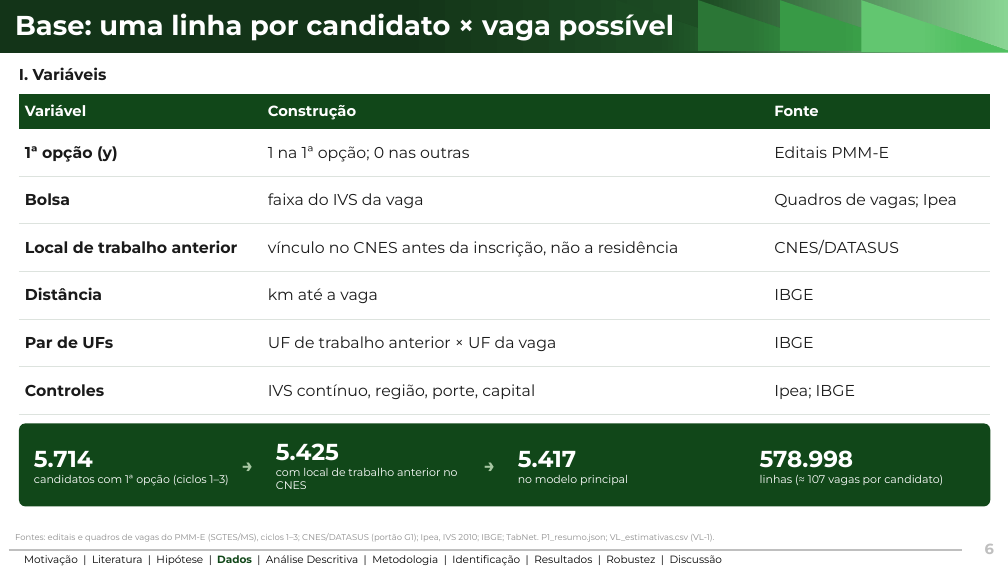
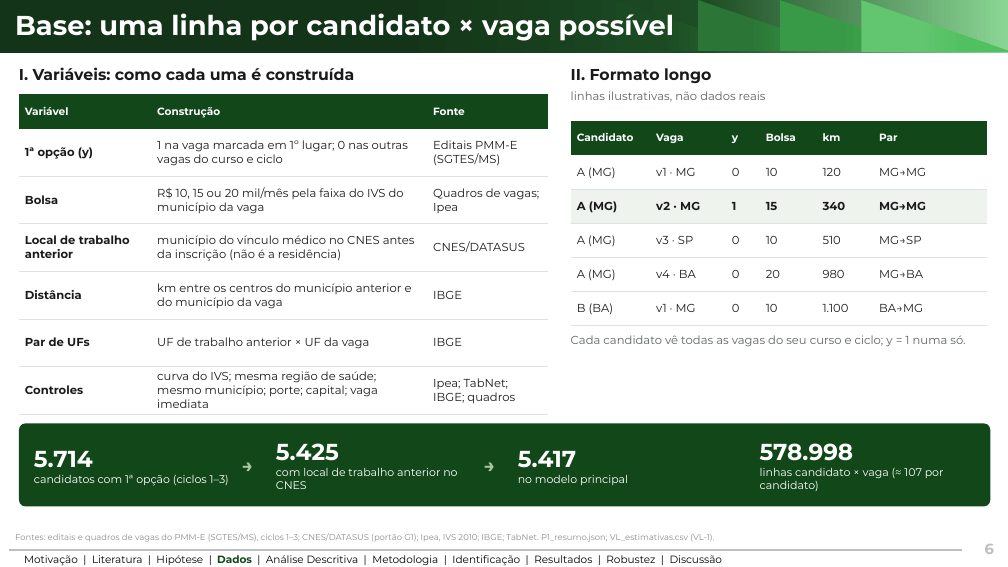
Before and after one commit to ka1victor/impact-eval-health-econ-pmme, a slide deck: slide 6 of output/apresentacao_banca_final/deck_banca_final.pptx. Drawn at 1008x567 pixels with LibreOffice and Linux fonts; fonts in the diff are those of the drawing; background and template pictures are left out. Boxes give left, top, right and bottom in pixels: in the first picture for what was removed or moved away, otherwise in the second. Text is boxed around its words. In the diff, an @@ line names an element or a change of style, - is before the commit and + after.

```diff
--- a/output/apresentacao_banca_final/deck_banca_final.pptx
+++ b/output/apresentacao_banca_final/deck_banca_final.pptx
@@ text at <box>19,67,355,80</box>: text changed @@
-I. Variáveis
+I. Variáveis: como cada uma é construída
@@ text added at <box>571,68,711,83</box>, 15 pt, text #1A1A1A, bold @@
+II. Formato longo
@@ table at <box>19,95,548,414</box> @@
-row 2, column 2: 1 na 1ª opção; 0 nas outras
+row 2, column 2: 1 na vaga marcada em 1º lugar; 0 nas outras vagas do curso e ciclo
-row 2, column 3: Editais PMM-E
+row 2, column 3: Editais PMM-E (SGTES/MS)
-row 3, column 2: faixa do IVS da vaga
+row 3, column 2: R$ 10, 15 ou 20 mil/mês pela faixa do IVS do município da vaga
-row 4, column 2: vínculo no CNES antes da inscrição, não a residência
+row 4, column 2: município do vínculo médico no CNES antes da inscrição (não é a residência)
-row 5, column 2: km até a vaga
+row 5, column 2: km entre os centros do município anterior e do município da vaga
-row 7, column 2: IVS contínuo, região, porte, capital
+row 7, column 2: curva do IVS; mesma região de saúde; mesmo município; porte; capital; vaga imediata
-row 7, column 3: Ipea; IBGE
+row 7, column 3: Ipea; TabNet; IBGE; quadros
@@ size 14 to 10 pt in "Variável", "Construção", "Fonte" @@
@@ size 15 to 11 pt in "1ª opção (y)", "Bolsa", "Quadros de vagas; Ipea", "Local de trabalho anterior" and 7 more places @@
@@ table: place and size @@
-table at <box>19,95,991,414</box>
+table at <box>19,95,548,414</box>
@@ text added at <box>571,91,766,102</box>, 11 pt, text #5E6660 @@
+linhas ilustrativas, não dados reais
@@ table added at <box>571,121,987,325</box>, 6 rows, 6 columns @@
+Candidato | Vaga | y | Bolsa | km | Par
+A (MG) | v1 · MG | 0 | 10 | 120 | MG→MG
+A (MG) | v2 · MG | 1 | 15 | 340 | MG→MG
+A (MG) | v3 · SP | 0 | 10 | 510 | MG→SP
+A (MG) | v4 · BA | 0 | 20 | 980 | MG→BA
+B (BA) | v1 · MG | 0 | 10 | 1.100 | BA→MG
@@ text added at <box>571,335,965,347</box>, 11 pt, text #5E6660 @@
+Cada candidato vê todas as vagas do seu curso e ciclo; y = 1 numa só.
@@ text at <box>760,468,944,491</box>: text changed @@
-linhas (≈ 107 vagas por candidato)
+linhas candidato × vaga (≈ 107 por candidato)
```
Also in this commit, not shown: 18 other slides changed, 1 slide added, 6 other files.
